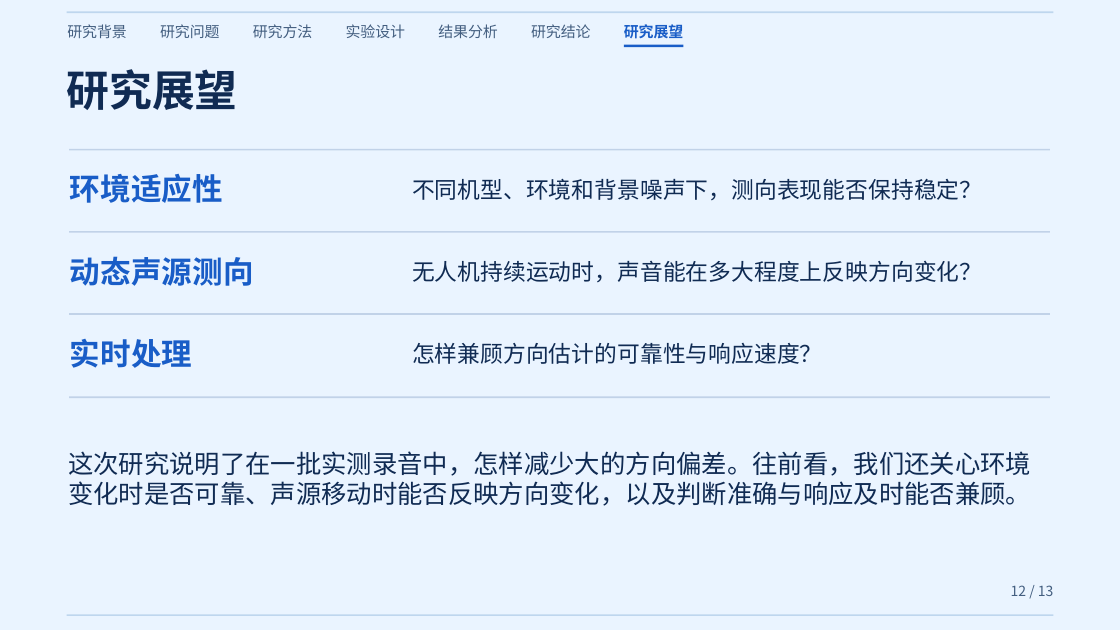
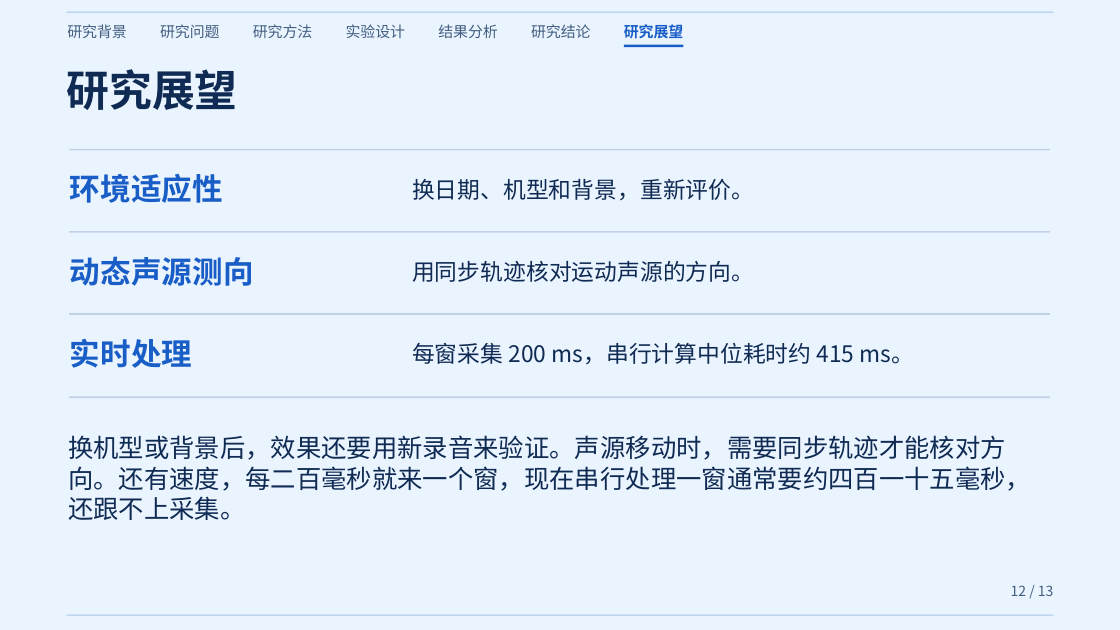
Before and after one commit to coffeeeeffoc/uav-acoustic-detection-localization, a slide deck: slide 12 of paper/公开演讲/02 照读版.pptx. Drawn at 1120x630 pixels with LibreOffice and Linux fonts; fonts in the diff are those of the drawing. Boxes give left, top, right and bottom in pixels: in the first picture for what was removed or moved away, otherwise in the second. Text is boxed around its words. In the diff, an @@ line names an element or a change of style, - is before the commit and + after.

Commit message:
完善公开演讲动画，新增突出方法贡献与基线对比的研究汇报版

```diff
--- a/paper/公开演讲/02 照读版.pptx
+++ b/paper/公开演讲/02 照读版.pptx
@@ text at (412,179,754,200): text changed @@
-不同机型、环境和背景噪声下，测向表现能否保持稳定？
+换日期、机型和背景，重新评价。
@@ text at (412,261,754,282): text changed @@
-无人机持续运动时，声音能在多大程度上反映方向变化？
+用同步轨迹核对运动声源的方向。
@@ text at (412,343,915,364): text changed @@
-怎样兼顾方向估计的可靠性与响应速度？
+每窗采集 200 ms，串行计算中位耗时约 415 ms。
@@ text at (68,435,1031,520): text changed @@
-这次研究说明了在一批实测录音中，怎样减少大的方向偏差。往前看，我们还关心环境变化时是否可靠、声源移动时能否反映方向变化，以及判断准确与响应及时能否兼顾。
+换机型或背景后，效果还要用新录音来验证。声源移动时，需要同步轨迹才能核对方向。还有速度，每二百毫秒就来一个窗，现在串行处理一窗通常要约四百一十五毫秒，还跟不上采集。
```
Also in this commit, not shown: 10 other slides changed, 6 other files.
